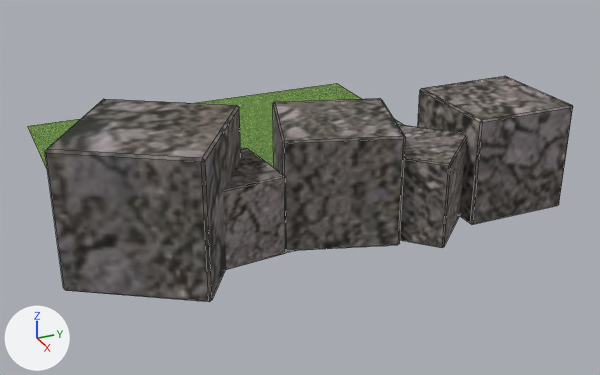
Two versions of the FBX model Game/Assets/modelData/map/right.FBX, one commit apart.
Before and after are seen from a 50 mm camera at (1894.0, -712.0, 839.0) aimed at (171.0, 64.0, -22.0). Lighting does not change. The marker at lower left points along +X, +Y and +Z. Mesh edges are drawn as thin lines. Where no turn or scale is listed for an object, it has been applied to the vertices.
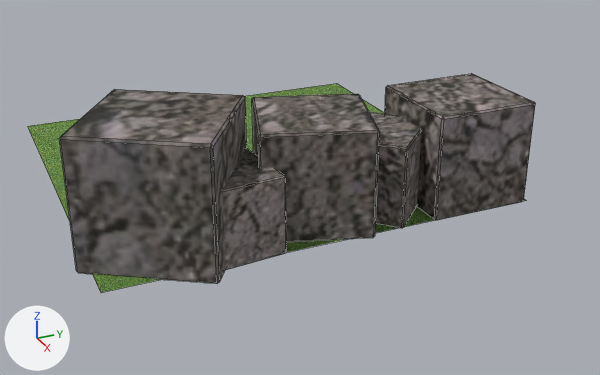
The edits, one by one:
Object 'Cube.062' (ob_cube_062) moves from (428.0, 431.0, 93.0) to (378.0, 369.0, 93.0).
Object 'Cube.064' (ob_cube_064) moves from (416.0, 36.0, 96.0) to (365.0, 5.0, 96.0).
Object 'Cube.063' (ob_cube_063) moves from (484.0, 193.0, 74.0) to (371.0, 163.0, 74.0).
Object 'Cube.066' (ob_cube_066) moves from (416.0, -363.0, 111.0) to (360.0, -328.0, 111.0).

Where the change shows, as pixel boxes (x1, y1, x2, y2) in the pictures (600 x 375 px):
'Cube.066', moved: before (45, 99, 241, 302); after (59, 89, 247, 284)
'Cube.062', moved: before (418, 76, 573, 225); after (385, 73, 535, 220)
'Cube.064', moved: before (273, 98, 405, 251); after (252, 94, 380, 242)
'Cube.063', moved: before (397, 124, 466, 248); after (369, 112, 422, 228)
